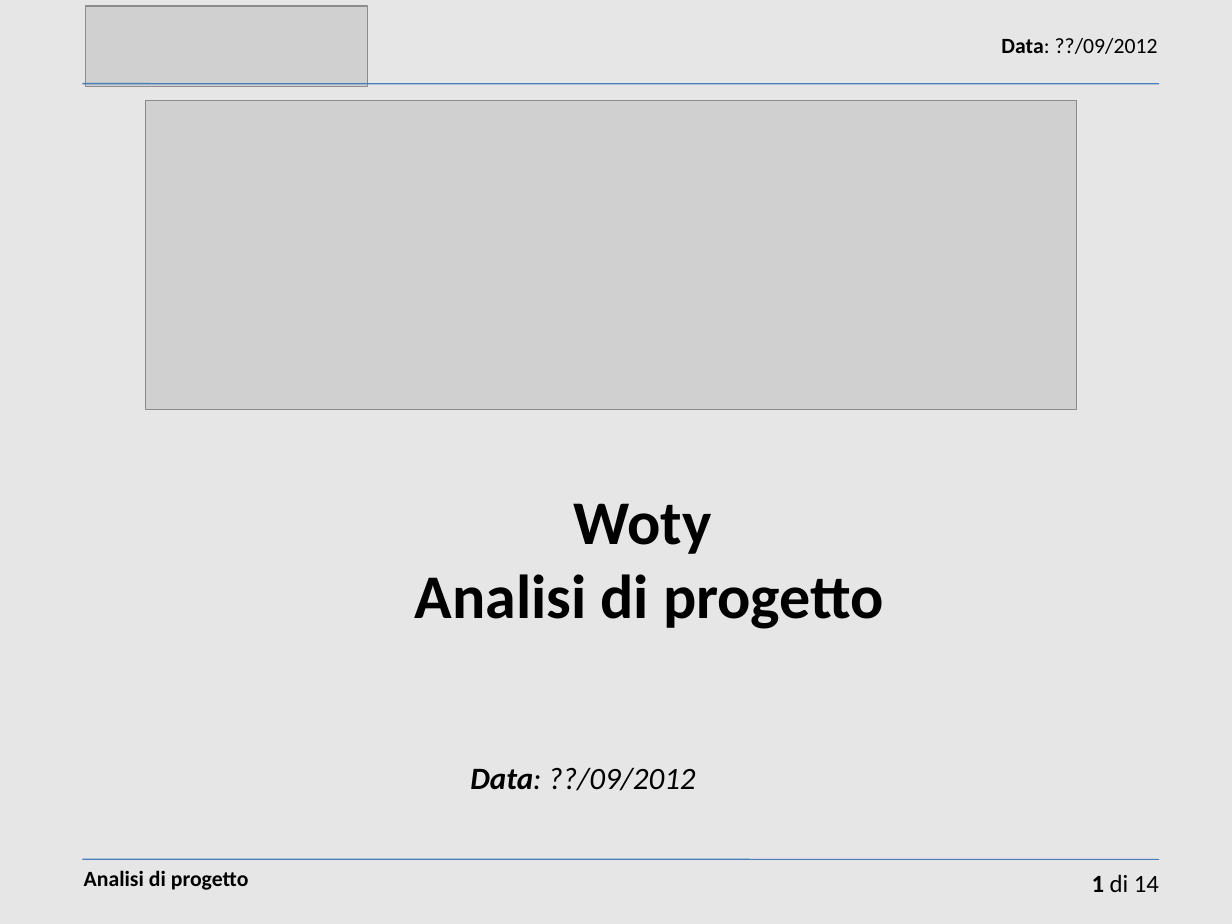
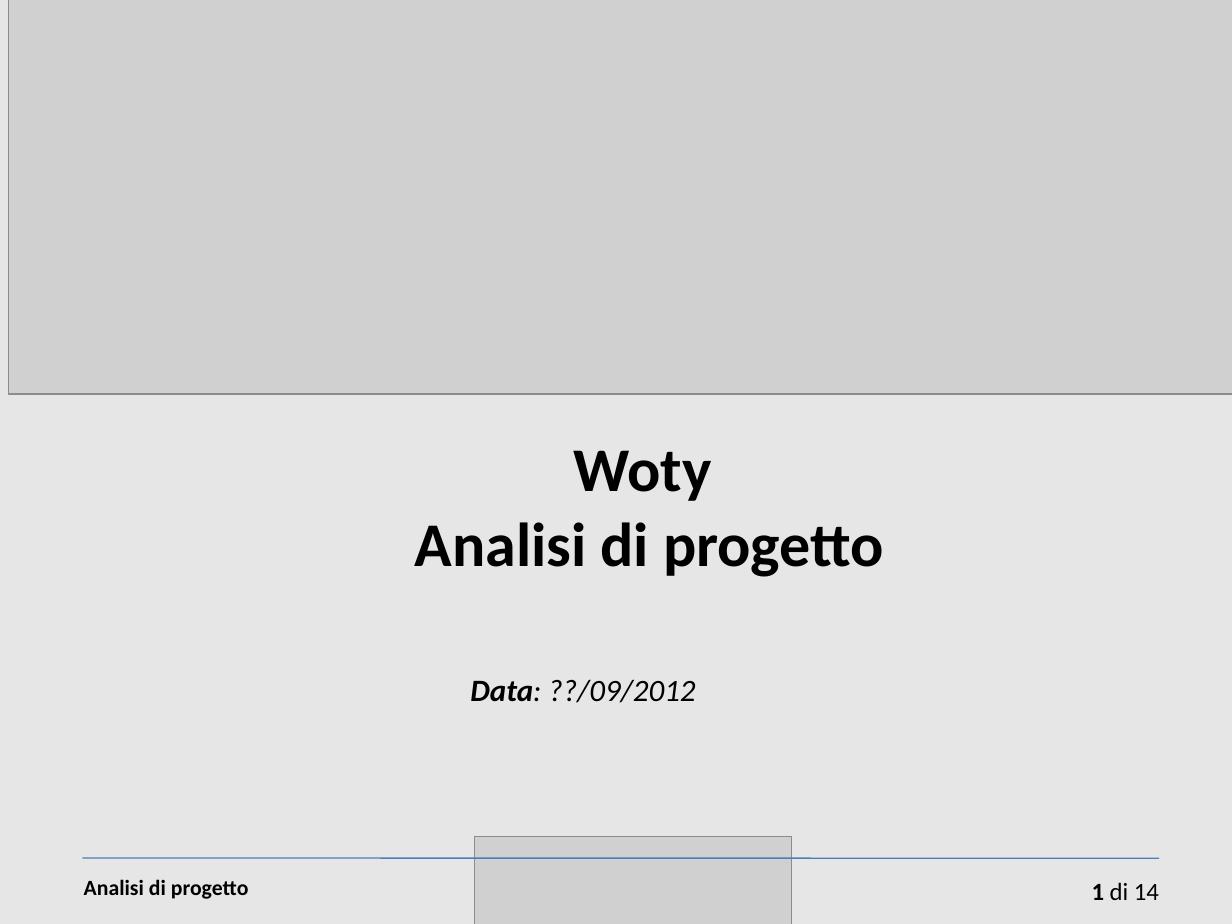
Before and after one commit to sevenfold-IS2011/woty_SGP, a slide deck: slide 1 of 1 descrizione del progetto/Presentazione-cap1.ppt. Drawn at 1232x924 pixels with LibreOffice and Linux fonts; fonts in the diff are those of the drawing; grey boxes stand for pictures. Boxes give left, top, right and bottom in pixels: in the first picture for what was removed or moved away, otherwise in the second. Text is boxed around its words. In the diff, an @@ line names an element or a change of style, - is before the commit and + after.

```diff
--- a/1 descrizione del progetto/Presentazione-cap1.ppt
+++ b/1 descrizione del progetto/Presentazione-cap1.ppt
@@ picture: place and size @@
-picture at <box>145,101,1077,409</box>
+picture at <box>8,0,1232,395</box>
@@ text removed at <box>1001,38,1158,54</box> @@
-Data: ??/09/2012
@@ line removed from (83, 84) to (1159, 84) @@
@@ text "Woty": place and size @@
-text "Woty" at <box>415,503,884,629</box>
+text "Woty" at <box>415,450,884,577</box>
@@ text "Data: ??/09/2012": place and size @@
-text "Data: ??/09/2012" at <box>470,767,695,791</box>
+text "Data: ??/09/2012" at <box>470,679,695,703</box>
@@ picture: place and size @@
-picture at <box>86,6,368,86</box>
+picture at <box>475,836,793,924</box>
@@ text "Analisi di progetto": place and size @@
-text "Analisi di progetto" at <box>84,870,249,890</box>
+text "Analisi di progetto" at <box>84,879,249,899</box>
@@ line (83, 859) - (1159, 859): stroke #4A7EBB 0.74 pt to #4A7EBB 0.85 pt @@
@@ page number: place and size @@
-page number at <box>1092,874,1159,892</box>
+page number at <box>1092,882,1159,900</box>
```
Also in this commit, not shown: 11 other slides changed, 2 slides added, 4 slides removed, 1 other file.
